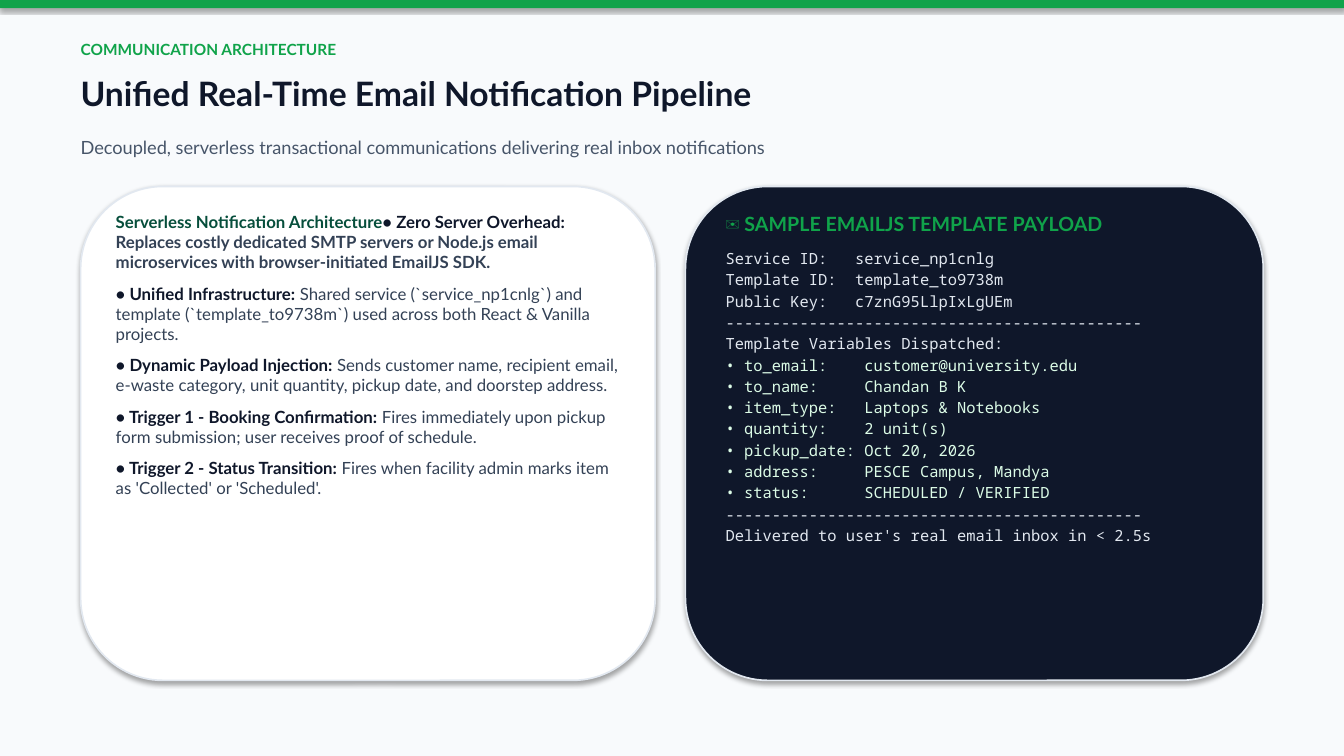
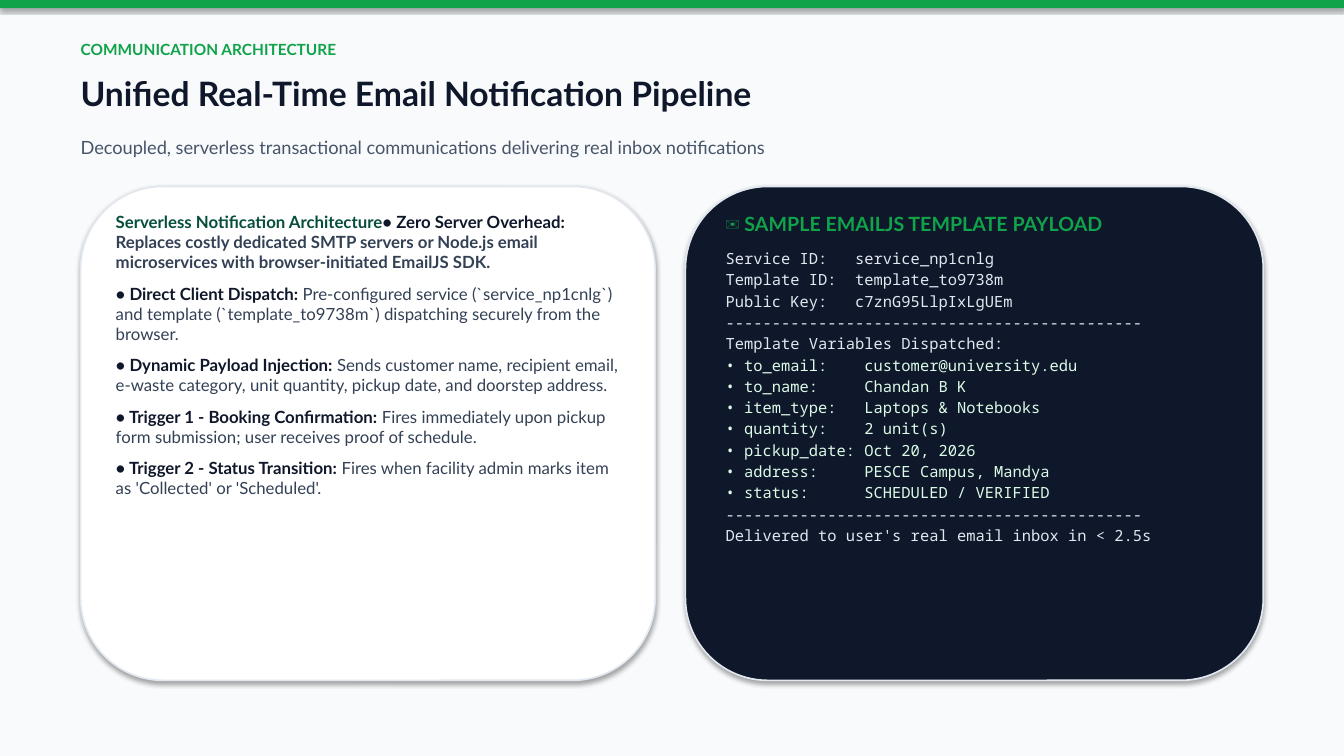
Before and after one commit to chandan-bk/ecocycle-vanilla, a slide deck: slide 11 of EcoCycle_Project_Presentation.pptx. Drawn at 1344x756 pixels with LibreOffice and Linux fonts; fonts in the diff are those of the drawing. Boxes give left, top, right and bottom in pixels: in the first picture for what was removed or moved away, otherwise in the second. Text is boxed around its words. In the diff, an @@ line names an element or a change of style, - is before the commit and + after.

Commit message:
docs(presentation): restrict presentation deck strictly to pure vanilla web stack

```diff
--- a/EcoCycle_Project_Presentation.pptx
+++ b/EcoCycle_Project_Presentation.pptx
@@ text at [116,287,612,340]: text changed @@
-• Unified Infrastructure: Shared service (`service_np1cnlg`) and template (`template_to9738m`) used across both React & Vanilla projects.
+• Direct Client Dispatch: Pre-configured service (`service_np1cnlg`) and template (`template_to9738m`) dispatching securely from the browser.
```
Also in this commit, not shown: 6 other slides changed, 1 other file.
